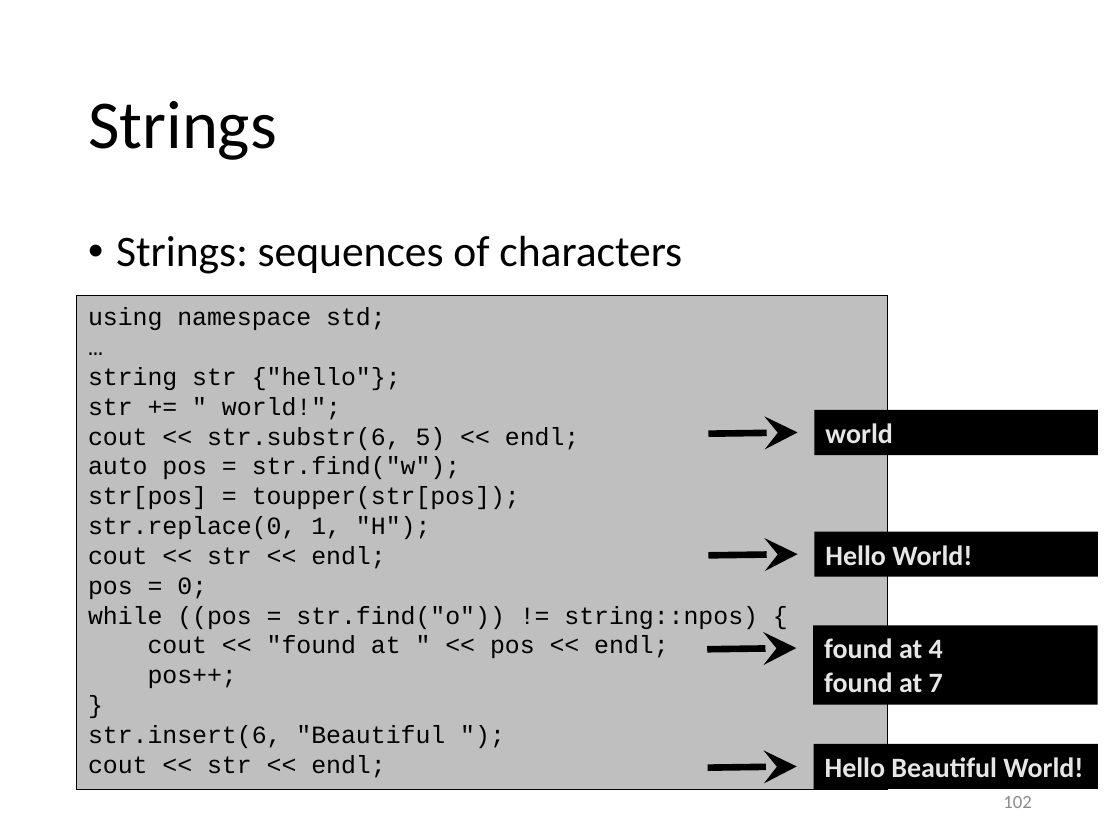
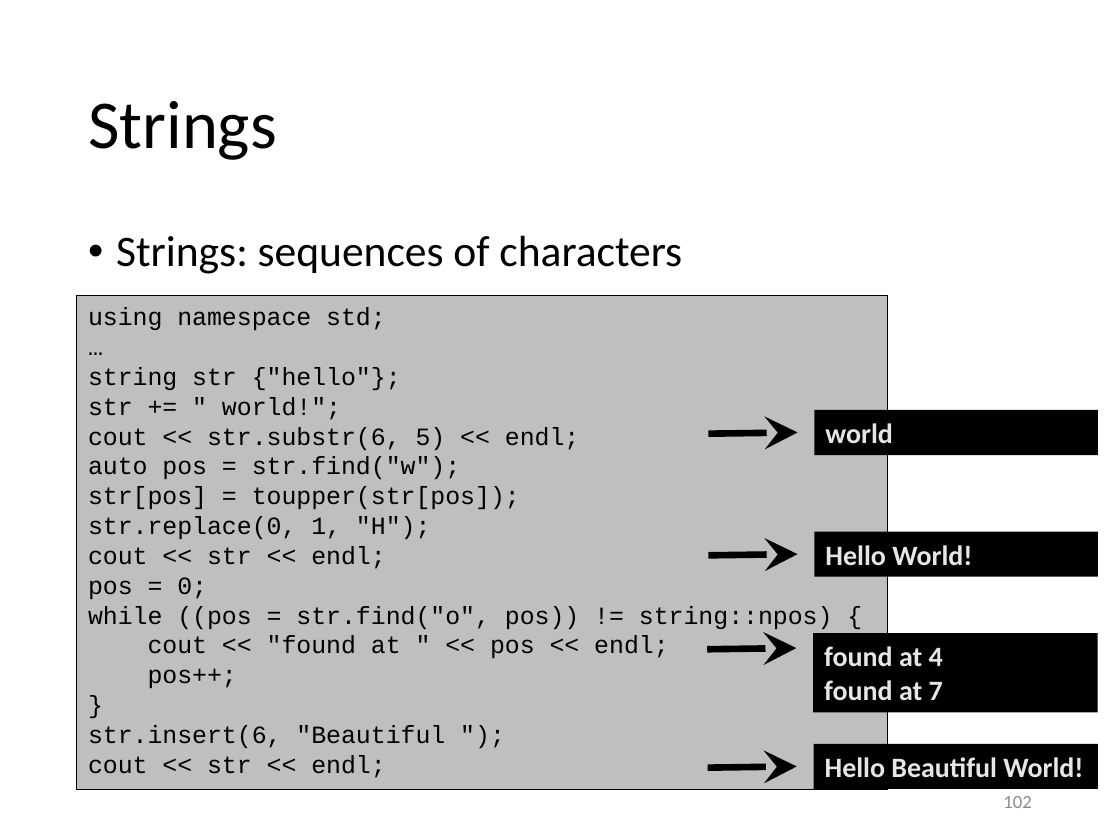
Before and after one commit to gjbex/Scientific-C-plus-plus, a slide deck: slide 102 of scientific_cpp.pptx. Drawn at 1120x840 pixels with LibreOffice and Linux fonts; fonts in the diff are those of the drawing. Boxes give left, top, right and bottom in pixels: in the first picture for what was removed or moved away, otherwise in the second. Text is boxed around its words. In the diff, an @@ line names an element or a change of style, - is before the commit and + after.

Commit message:
Fix forgotten second argument to find

```diff
--- a/scientific_cpp.pptx
+++ b/scientific_cpp.pptx
@@ text in rectangle at (x1=88, y1=606, x2=833, y2=629): text changed @@
-while ((pos = str.find("o")) != string::npos) {
+while ((pos = str.find("o", pos)) != string::npos) {
@@ rectangle "found at 4" moved from (x1=813, y1=625, x2=1098, y2=704) to (x1=813, y1=633, x2=1098, y2=712) @@
```
